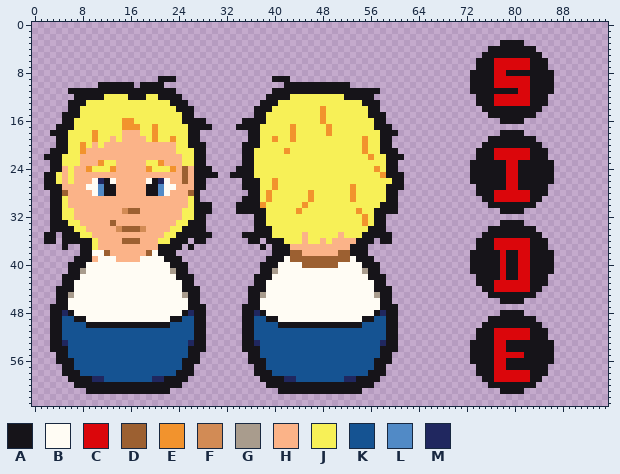
Sprite sheet, stored at godot/res/sprites/characters/sprite_avatar_NB02.png. The picture above is the old version.
The file is 192x128 pixels, drawn in blocks of 2x2; one block is one cell here.
Palette (. is transparent): A #161419  B #fffcf4  C #db060b  D #9c6031  E #f2932d  F #d28b55  G #a99c8d  H #fbb388  J #f7f057  K #155392  L #518ac6  M #20275f
Pixels before (only the part around the change), first column x 0:
 4 ....................................................................
 5 ....................................................................
 6 ....................................................................
 7 ....................................................................
 8 ....................................................................
 9 .....................AAA................AAA.........................
10 ...........AAAAAA.AAAA....................AAAAAAAAAAA...............
11 ......AAAAAAAAAAAAAAAAAA................AAAAAAAAAAAAAAAAAA..........
12 .......AAAAAJJJJAAAJJAAAA..............AAAAJJJJJJJJJAAAAA...........
13 ......AAAJJJJJJJJJJJJJJAAA............AAAJJJJJJJJJJJJJJAAA..........
14 ......AAJJJJJJJJJJJJJJJJAAA..........AAAJJJJJJJJEJJJJJJJAA..........
15 .....AAAJJJJJJJJJJJJJJJJJAA..........AAJJJJJJJJJEJJJJJJJAAA.........
16 .....AAJJJJJJJJEEJJJJJJJJAAAA......AAAAJJJJJJJJJEJJJJJJJJAA.........
17 ....AAAJJJJJJJJEEEJJEJJJJJAAAA....AAAAJJJJJEJJJJJEJJJJJJJAAA........
18 ...AAAJJJJEJJJJHHHJJEJJJJJAA........AAJJJJJEJJJJJEJJJJJJJJAAA.......
19 ....AAJJJJEJJHJHHHHJEJJEJJAA........AAJJEJJEJJJJJJJJJJJEJJAA........
20 ....AAJJEJHJHHHHHHHHHHHHJJAAA......AAAJJJJJJJJJJJJJJJJJEJJAA........
21 ...AAAJJEHHHHHHHHHHHHHHHJJJAA......AAJJJJJEJJJJJJJJJJJJEJJAAA.......
22 ..AAAJJJHHHHHHHHHHHHHHHHHJJAA......AAJJJJJJJJJJJJJJJJJJJEJJAAA......
23 ...AAJJJHHHEJJHHHHHJJEHHHJJAA......AAJJJJJJJJJJJJJJJJJJJJJJAA.......
24 ...AAHJHHEJJJEHHHHHEJJJEHDHAAA....AAAJJJJJJJJJJJJJJJJJJJJEJAA.......
25 ..AAJHJHHHHHHHHHHHHHHHHHHDHAAAA..AAAAJJJJJJJJJJJJJJJJJJJJJEAAA......
26 ..AAJHJHHHBMABHHHHHBAMBHHDHAA......AAAJJEJJJJJJJJJJJJJJJJJJJAA......
27 ..AAAHHHHBBLAAHHHHHAALBBHHHAA......AAAJJEJJJJJJJJJJJJEJJJJJAAA......
28 ...AADHHHHBLAAHHHHHAALBHHHDA........AAJEJJJJJJEJJJJJJEJJJJJAA.......
29 ...AAJHHHHHHHHHHHHHHHHHHHHJA.......AAAJEJJJJJJEJJJJJJEJJJJJAA.......
30 ...AAJHHHHHHHHHHHHHHHHHHHHJAAA....AAAAEJJJJJJEJJJJJJJJJJJJAAA.......
31 ...AAJJHHHHHHHHFDDHHHHHHHJJAAA....AAAAAJJJJJEJJJJJJJJJEJJAAAA.......
32 ...AAJJHHHHHHHHHHHHHHHHHHJJAA........AAJJJJJJJJJJJJJJJJEJAA.........
33 ...AAAJJHHHHHDHHHHHHHHHHJJAAA........AAJJJJJJJJJJJJJJJJEJAA.........
34 ...AAAAJJHHHHHFDDDFHHHHJJAAAA........AAAJJJJJJJJJJJJJJJJAAA.........
35 ..AA.AAAJJHHHHHHHHHHHHJJAAAAAA.....AAAAAJJJJJHJJJJJHJJJAAAAA........
36 ..AA.AAAAAJHHHHDDDHHHJJAAA.AA.......AA.AAAJJJHJJHJHHHHAAA.AA........
37 .....A..AAJHHHHHHHHHHAAAA.A...........A.AAAHHHHHHHHHHAAA............
38 ........AABBDHHHHHHDBAAA................AAADDHHHHHHDDAAA............
39 .......AAAHBBBHHHHBBBBAAA..............AAABDDDDDDDDDDBAAA...........
40 ......AAABBBBBBBBBBBBBBAAA............AAABBBBDDDDDDBBBBAAA..........
41 ......AAGBBBBBBBBBBBBBBGAA............AAGBBBBBBBBBBBBBBGAA..........
42 .....AAABBBBBBBBBBBBBBBBAAA..........AAABBBBBBBBBBBBBBBBAAA.........
43 .....AABBBBBBBBBBBBBBBBBBAA..........AABBBBBBBBBBBBBBBBBBAA.........
44 ....AAABBBBBBBBBBBBBBBBBBAAA........AAABBBBBBBBBBBBBBBBBBAAA........
45 ....AAGBBBBBBBBBBBBBBBBBBGAA........AAGBBBBBBBBBBBBBBBBBBGAA........
46 ....AABBBBBBBBBBBBBBBBBBBBAA........AABBBBBBBBBBBBBBBBBBBBAA........
47 ...AAABBBBBBBBBBBBBBBBBBBBAAA......AAABBBBBBBBBBBBBBBBBBBBAAA.......
48 ...AAMABBBBBBBBBBBBBBBBBBAMAA......AAMABBBBBBBBBBBBBBBBBBAMAA.......
49 ...AAKKAABBBBBBBBBBBBBBAAKKAA......AAKKAABBBBBBBBBBBBBBAAKKAA.......
50 ...AAKKKKAAAAAAAAAAAAAAKKKKAA......AAKKKKAAAAAAAAAAAAAAKKKKAA.......
51 ...AAKKKKKKKKKKKKKKKKKKKKKKAA......AAKKKKKKKKKKKKKKKKKKKKKKAA.......
52 ...AAKKKKKKKKKKKKKKKKKKKKKKAA......AAKKKKKKKKKKKKKKKKKKKKKKAA.......
53 ...AAMKKKKKKKKKKKKKKKKKKKKMAA......AAMKKKKKKKKKKKKKKKKKKKKMAA.......
54 ...AAAKKKKKKKKKKKKKKKKKKKKAAA......AAAKKKKKKKKKKKKKKKKKKKKAAA.......
55 ....AAKKKKKKKKKKKKKKKKKKKKAA........AAKKKKKKKKKKKKKKKKKKKKAA........
56 ....AAAKKKKKKKKKKKKKKKKKKAAA........AAAKKKKKKKKKKKKKKKKKKAAA........
57 .....AAKKKKKKKKKKKKKKKKKKAA..........AAKKKKKKKKKKKKKKKKKKAA.........
58 .....AAAKKKKKKKKKKKKKKKKAAA..........AAAKKKKKKKKKKKKKKKKAAA.........
59 ......AAAAMMKKKKKKKKMMAAAA............AAAAMMKKKKKKKKMMAAAA..........
60 .......AAAAAAAAAAAAAAAAAA..............AAAAAAAAAAAAAAAAAA...........
61 .........AAAAAAAAAAAAAA..................AAAAAAAAAAAAAA.............
62 ....................................................................
63 ....................................................................
Now the later version:
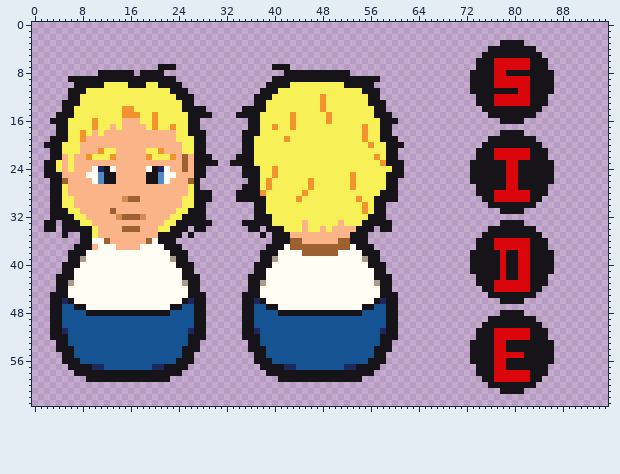
Changes in this commit:
Changed rows in their new state; - is an unchanged pixel.
first column x 2:
 7 -------------------AAA----------------AAA-------------------
 8 ---------AAAAAA-AAAA--------------------AAAAAAAAAAA---------
 9 ----AAAAAAAAAAAAAAA----------------------AAAAAAAAAAAAAAA----
10 -----AAAA-JJJJ-A-JJ-AAA--------------AAA-JJJJJJJJJ-AAAA-----
11 -------JJJJJJJJJJJJJJ-AA------------AA-JJJJJJJJJJJJJJ-------
12 ----A-JJJJ----JJJ--JJJ-AA----------AA-JJJ-----E---JJJJ-A----
13 ---A--J--------------JJ-A----------A-JJ-------E------J--A---
14 ---A-J-------EE-------J--AA------AA--J----------------J-A---
15 --A--J-------EEE--E----J-AAA----AAA-J----E----JE------J--A--
16 -AA-J---E----HHH--E----J--.------.--J----E----JE-------J-AA-
17 ----J---E--H-HHHH----E----..----..----E--------J-----E-J----
18 -.----E-H-HHH---HHHHHH----A------A-------J-----J-----E----.-
19 -A----EHHHH-H----HHHHH--J-A------A-J--J-EJ----------------A-
20 AA-J--HH-H------------H-J----------J-----------------JE-J-AA
21 ---J--H--EJJ-----JJE--H-----------------J------------J--J---
22 .--H-H-EJJJE-----EJJJE-DH--A----A---------------------JE---.
23 A-JH-H---HHH-----HHH---DH--AA--AA-----------------------E--A
24 A-J----HBMAB-----BAMBH-----.----.--A--E----------------J-J-A
25 --A-H--BBLAA-----AALBB-H---..--..--A--E------------E----J---
26 .-ADH----L-A-----A-L---HD-.------.---EJ-----E------E-----A-.
27 .--J---HHHHH-----HHHHH--J-.----------EJ-----E--------------.
28 ---J----HHHH-----HHHH---J-AA----AA--EJ-----EJ------J----A---
29 ----J--------FDD-------J--AA----A---AJ----E-J------JE--AA---
30 ----J------------------J---.----...-A------J---------E-A-..-
31 ---A-J-----D-HHH------J-A--.----...-------J---------JE---..-
32 ---AAJJ-----FDDDF----JJAA------------A---------------JA-----
33 A-.-AAJJ---H--------JJAA---A-----AA--A-----H-----H---AA--A--
34 A-.--AAAJ---H---H--JJAA-.---------A-.-AA---H--H-HHHHAA-.-A--
35 ..--..AAJ----------AAA-.-...-----...-.AAAHH-HHHHH-HAA-....--
36 ..-...--BBD--HHH-DBAA-..-..-------..-.--ADD-HH-H-DDA--.-..--
37 ---.-A--HBBB----BBBB----.-----------.A--BDDDDDDDDDDB--A-----
38 ----AA-B--BBBBBBBB-BB-AA------------AA-BBBBDDDDDDBBBB-AA----
39 ----A-GBB---BBBB----BG-A------------A-GB-BBBBBBBBBB-BG-A----
40 ---A--B--------------B--A----------A--B----BBBBBB----B--A---
41 ---A-BB--------------BB-A----------A-BB--------------BB-A---
42 --A--B----------------B--A--------A--B----------------B--A--
43 --A-G------------------G-A--------A-G------------------G-A--
44 ----B------------------B------------B------------------B----
45 -A--B------------------B--A------A--B------------------B--A-
46 -A-MA------------------AM-A------A-MA------------------AM-A-
47 ---KKAA--------------AAKK----------KKAA--------------AAKK---
48 ---KKKKAAAAAAAAAAAAAAKKKK----------KKKKAAAAAAAAAAAAAAKKKK---
49 -----KKKKKKKKKKKKKKKKKK--------------KKKKKKKKKKKKKKKKKK-----
50 -------KKKKKKKKKKKKKK------------------KKKKKKKKKKKKKK-------
51 ---M--------------------M----------M--------------------M---
52 ---A--------------------A----------A--------------------A---
53 -.-A--------------------A-.------.-A--------------------A-.-
54 -.--A------------------A--.------.--A------------------A--.-
55 --.-A------------------A-.--------.-A------------------A-.--
56 --.--A----------------A--.--------.--A----------------A--.--
57 ---.-AAAMM--------MMAAA-.----------.-AAAMM--------MMAAA-.---
58 ---..-AAAAAAAAAAAAAAAA-..----------..-AAAAAAAAAAAAAAAA-..---
59 ----...-AAAAAAAAAAAA-...------------...-AAAAAAAAAAAA-...----
60 -----..................--------------..................-----
61 -------..............------------------..............-------
